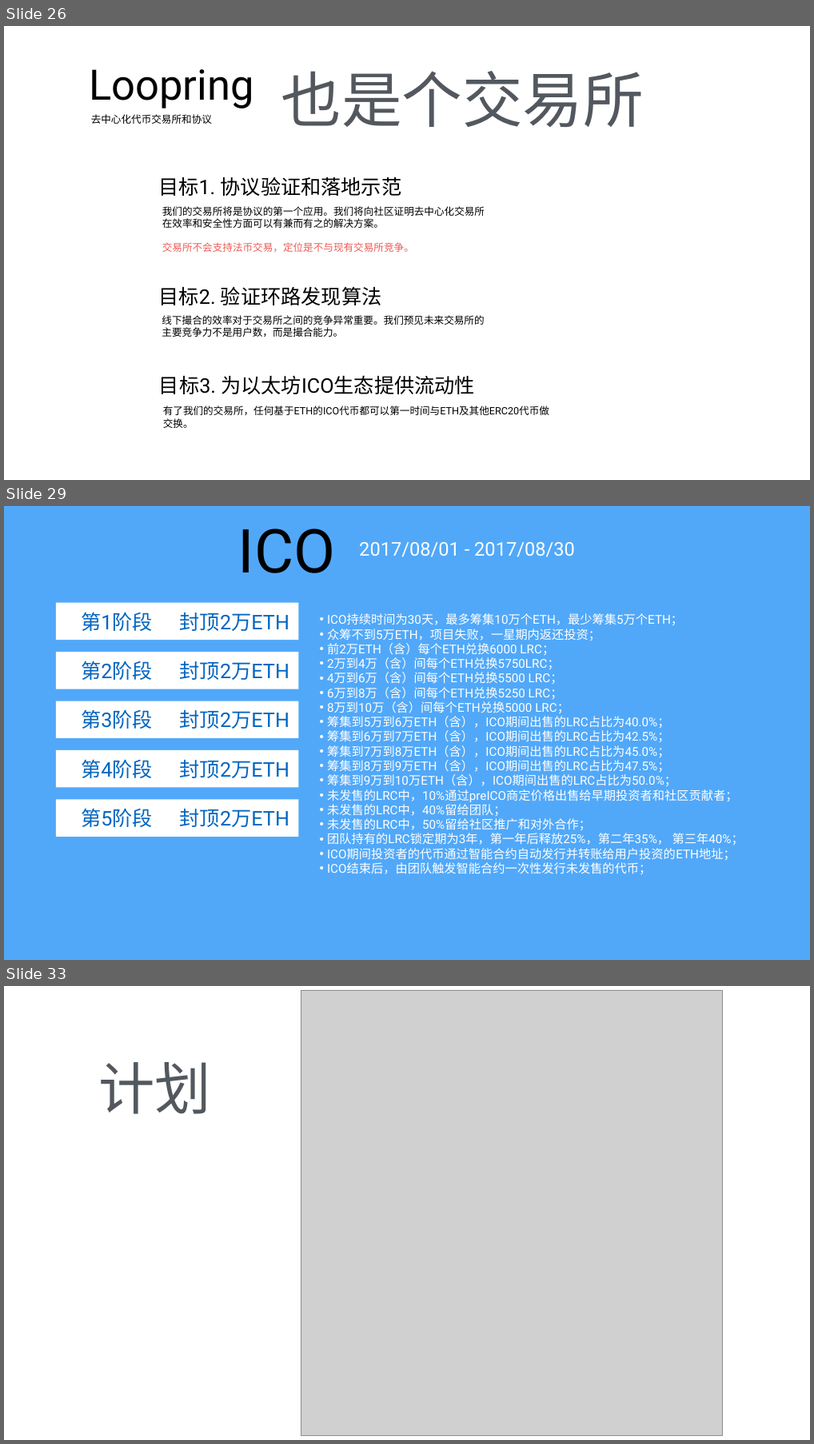
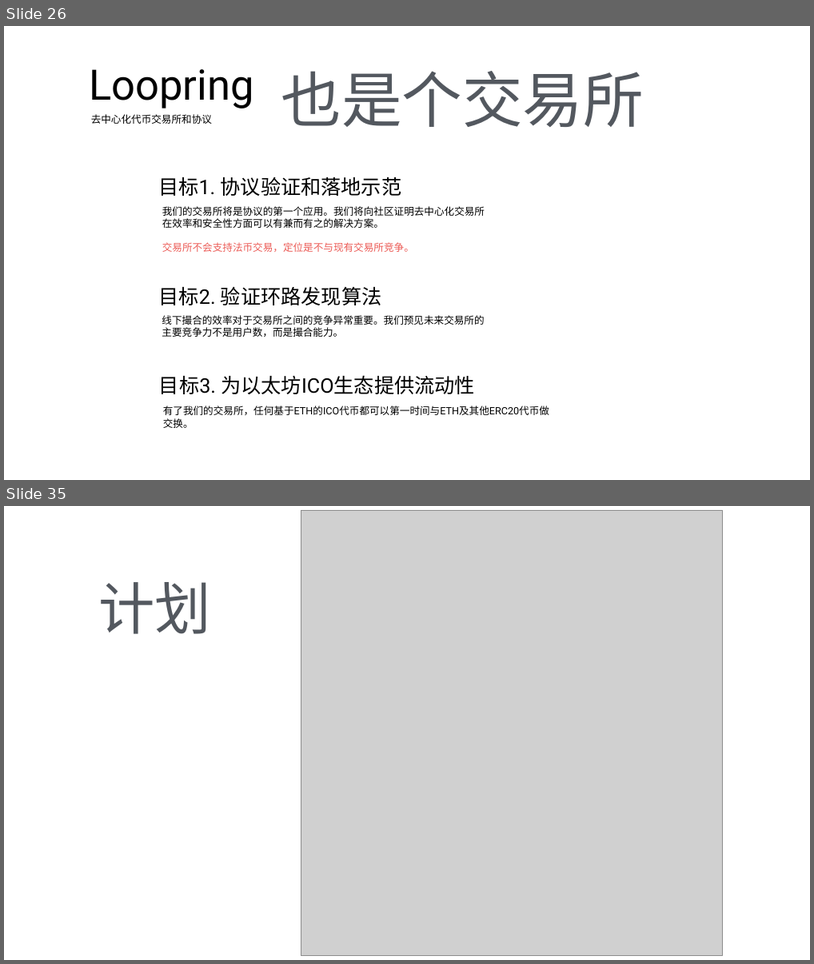
Before and after one commit to Loopring/whitepaper, a slide deck: keynote/loopring-technical.pptx. Shown one above the other, each under a label of ours: slides 26, 29 and 33 before the commit, slides 26 and 35 after it; the slides between them are not shown. The pictures are 814x1444 and 814x964 pixels, drawn with LibreOffice and Linux fonts; fonts in the diff are those of the drawing; grey boxes stand for pictures. Boxes give left, top, right and bottom in pixels: in the first picture for what was removed or moved away, otherwise in the second. Text is boxed around its words. In the diff, an @@ line names an element or a change of style, - is before the commit and + after.

```diff
--- a/keynote/loopring-technical.pptx
+++ b/keynote/loopring-technical.pptx
@@ slide 29 removed at (4, 506, 810, 960), background #51A8F9 @@
@@ text removed at (238, 528, 336, 573) @@
-ICO
@@ text removed at (359, 542, 575, 557) @@
-2017/08/01 - 2017/08/30
@@ rectangle removed at (56, 603, 298, 640) @@
-      第1阶段 封顶2万ETH
@@ text removed at (327, 613, 744, 874) @@
-• ICO持续时间为30天，最多筹集10万个ETH，最少筹集5万个ETH；
-• 众筹不到5万ETH，项目失败，一星期内返还投资；
-• 前2万ETH（含）每个ETH兑换6000 LRC；
-• 2万到4万（含）间每个ETH兑换5750LRC；
-• 4万到6万（含）间每个ETH兑换5500 LRC；
-• 6万到8万（含）间每个ETH兑换5250 LRC；
-• 8万到10万（含）间每个ETH兑换5000 LRC；
-• 筹集到5万到6万ETH（含），ICO期间出售的LRC占比为40.0%；
-• 筹集到6万到7万ETH（含），ICO期间出售的LRC占比为42.5%；
-• 筹集到7万到8万ETH（含），ICO期间出售的LRC占比为45.0%；
-• 筹集到8万到9万ETH（含），ICO期间出售的LRC占比为47.5%；
-• 筹集到9万到10万ETH（含），ICO期间出售的LRC占比为50.0%；
-• 未发售的LRC中，10%通过preICO商定价格出售给早期投资者和社区贡献者；
-• 未发售的LRC中，40%留给团队；
-• 未发售的LRC中，50%留给社区推广和对外合作；
-• 团队持有的LRC锁定期为3年，第一年后释放25%，第二年35%， 第三年40%；
-• ICO期间投资者的代币通过智能合约自动发行并转账给用户投资的ETH地址；
-• ICO结束后，由团队触发智能合约一次性发行未发售的代币；
@@ rectangle removed at (56, 652, 298, 689) @@
-      第2阶段 封顶2万ETH
@@ rectangle removed at (56, 700, 298, 738) @@
-      第3阶段 封顶2万ETH
@@ rectangle removed at (56, 750, 298, 787) @@
-      第4阶段 封顶2万ETH
@@ rectangle removed at (56, 799, 298, 836) @@
-      第5阶段 封顶2万ETH
@@ what was slide 33 is now slide 35 @@
```
Also in this commit, not shown: 6 slides changed, 5 slides added, 2 other slides removed, 2 other files.
